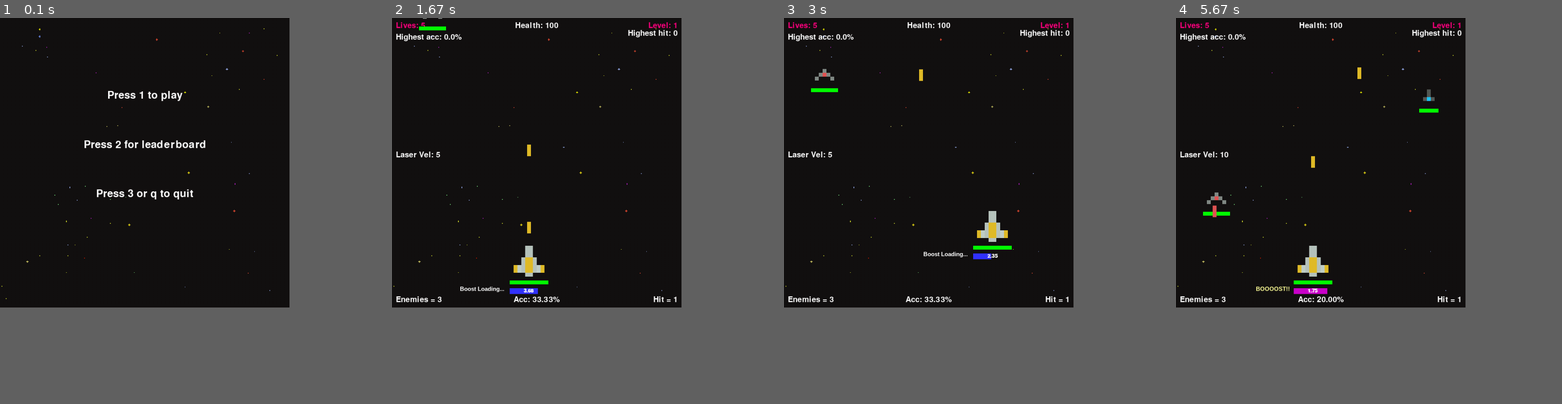
Above: before the commit, frames 1-4 (left to right).
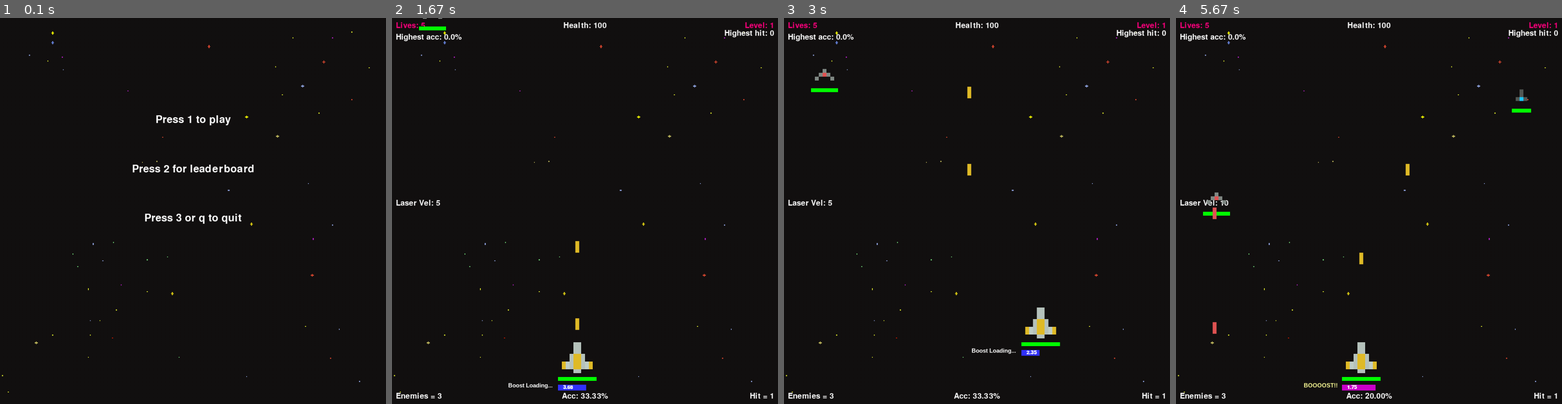
Above: after the commit, the same moments.

Repository: WilsonOh/pygame_space_shooters
Game: pygame game, started from main.py
The game is run twice, just before and just after one commit, with the same random seed, the same clock (stepped at 60 frames per second) and the same inputs.
Inputs (mouse positions are in pixels of both pictures, inside the frame that each line leads up to):
- Up to frame 1 (0.1 s): no input
- Up to frame 2 (1.67 s): type "Ann (at the terminal prompt)" at 0.33 s; tap 1 at 0.33 s; click (585, 238) at 0.72 s; tap Space at 1 s; click "Enemies = 3" at 1.38 s
- Up to frame 3 (3 s): tap Space at 1.67 s; hold D 2-2.47 s; hold W 2.5-2.8 s; hold D from 2.83 s (still down)
- Up to frame 4 (5.67 s): release D at 3.3 s; hold A 3.33-3.87 s; hold S 3.9-4.2 s; click "Acc: 33.33%" at 4.28 s; hold A 4.57-4.97 s; click "Boost Loading..." at 5.05 s; tap R at 5.4 s
The window is 675x675 before the commit and 900x900 after it. Grey fills any space a smaller window leaves; there, only what the larger window draws over its background counts as a difference.

The runs differ from the first frame. In frame 1, 1.7% of the frame differs, in the area x 0-96%, y 2-97%; in frame 2, 2.7%; in frame 3, 2.6%; in frame 4, 3.0%, in the area x 0-99%, y 1-99%.

Commit message:
fixed some small issues

Diff:
--- a/main.py
+++ b/main.py
@@ -17,7 +17,7 @@
     pass
 
 
-WIDTH, HEIGHT = 750, 750
+WIDTH, HEIGHT = 1000, 1000
 WIN = pygame.display.set_mode((WIDTH, HEIGHT))
 pygame.display.set_caption("Space Shooters")
 
@@ -166,13 +166,14 @@
             pygame.draw.rect(window, (204, 0, 204), (self.x, self.y + self.height + 30,
                                                      (self.boost_duration/120) * self.width, 15))
             if self.boost_triggered:
-                window.blit(boost_cd_label, (self.x - 10 - boost_cd_label.get_width(), self.y + self.height + 23))
-                window.blit(boost_duration_counter, (self.x + boost_duration_counter.get_width() + 10, self.y + self.height + 30))
+                window.blit(boost_cd_label, (self.x - 11 - boost_cd_label.get_width(), self.y + self.height + 23))
+                window.blit(boost_duration_counter, (self.x + boost_duration_counter.get_width()//2,
+                                                     self.y + self.height + 30))
             else:
                 window.blit(boost_ready_label, (self.x - 10 - boost_ready_label.get_width(), self.y + self.height + 23))
         else:
             window.blit(boost_label, (self.x - 10 - boost_label.get_width(), self.y + self.height + 23))
-            window.blit(boost_cd_counter, (self.x + boost_cd_counter.get_width() + 10, self.y + self.height + 30))
+            window.blit(boost_cd_counter, (self.x + boost_cd_counter.get_width()//2, self.y + self.height + 30))
 
     def draw(self, window):
         super().draw(window)
@@ -400,7 +401,6 @@
     fps = 60
     level = 0
     lives = 5
-    player_vel = 5
 
     enemies = []
     wave_len = 0
